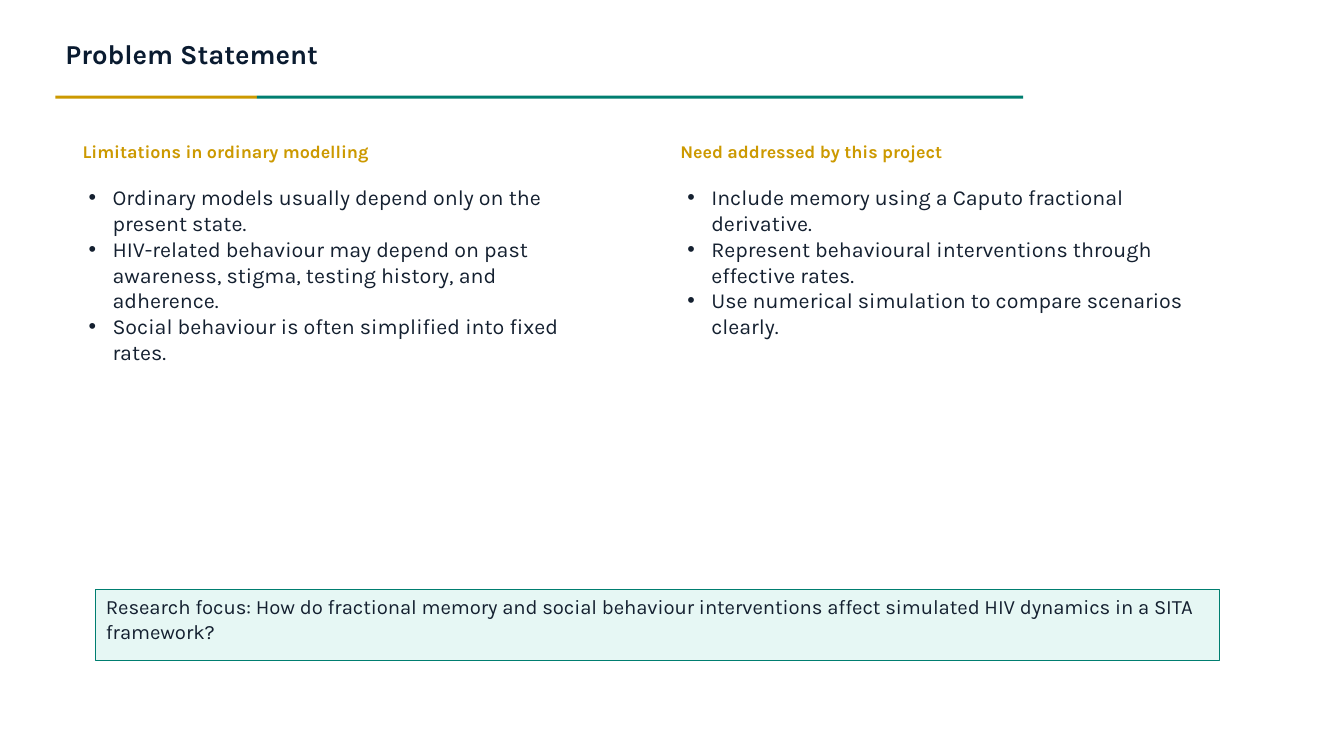
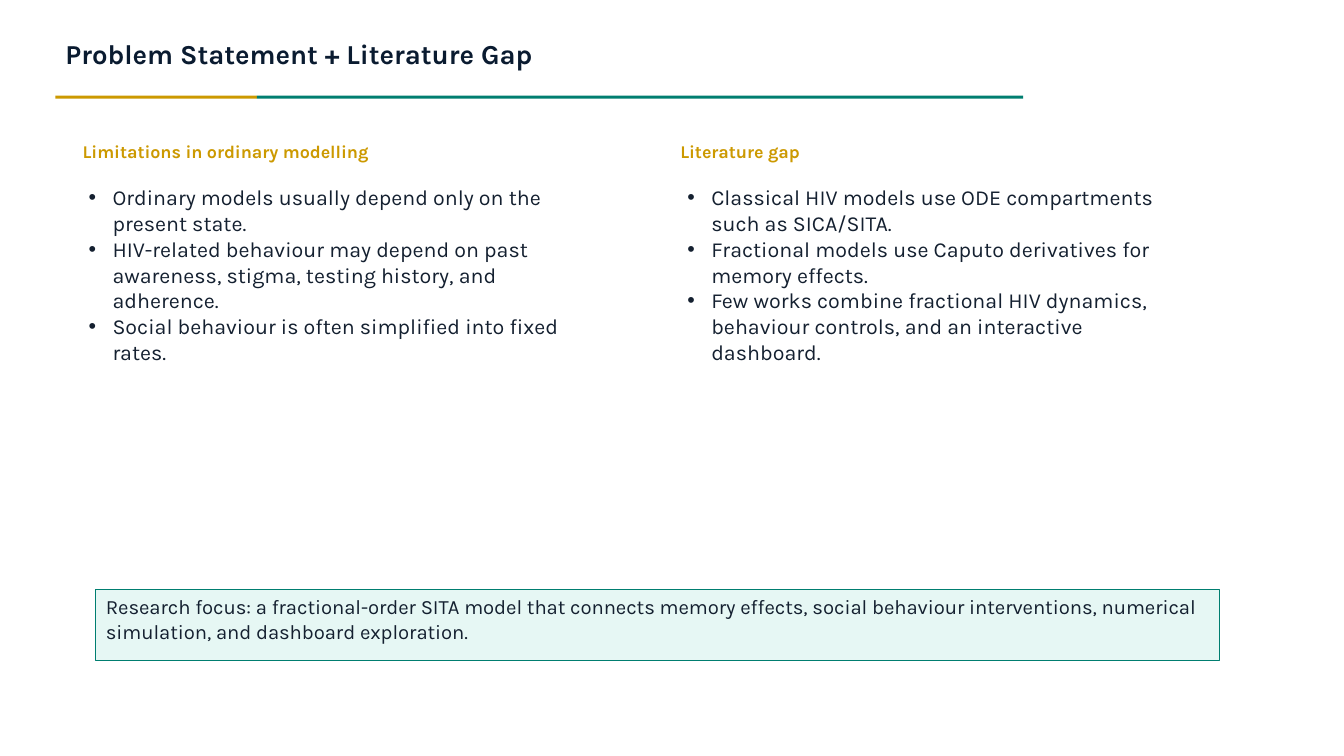
Before and after one commit to Lambert-01/HIV-MODEL, a slide deck: slide 3 of presentation/FracHIV_SITA_Presentation.pptx. Drawn at 1344x756 pixels with LibreOffice and Linux fonts; fonts in the diff are those of the drawing. Boxes give left, top, right and bottom in pixels: in the first picture for what was removed or moved away, otherwise in the second. Text is boxed around its words. In the diff, an @@ line names an element or a change of style, - is before the commit and + after.

```diff
--- a/presentation/FracHIV_SITA_Presentation.pptx
+++ b/presentation/FracHIV_SITA_Presentation.pptx
@@ text at (65,44,532,71): text changed @@
-Problem Statement
+Problem Statement + Literature Gap
@@ text at (680,145,800,163): text changed @@
-Need addressed by this project
+Literature gap
@@ text at (711,190,1153,361): text changed @@
-• Include memory using a Caputo fractional derivative.
-• Represent behavioural interventions through effective rates.
-• Use numerical simulation to compare scenarios clearly.
+• Classical HIV models use ODE compartments such as SICA/SITA.
+• Fractional models use Caputo derivatives for memory effects.
+• Few works combine fractional HIV dynamics, behaviour controls, and an interactive dashboard.
@@ text in rectangle at (106,600,1196,644): text changed @@
-Research focus: How do fractional memory and social behaviour interventions affect simulated HIV dynamics in a SITA framework?
+Research focus: a fractional-order SITA model that connects memory effects, social behaviour interventions, numerical simulation, and dashboard exploration.
```
Also in this commit, not shown: 2 other slides changed, 2 slides removed, 4 other files.
